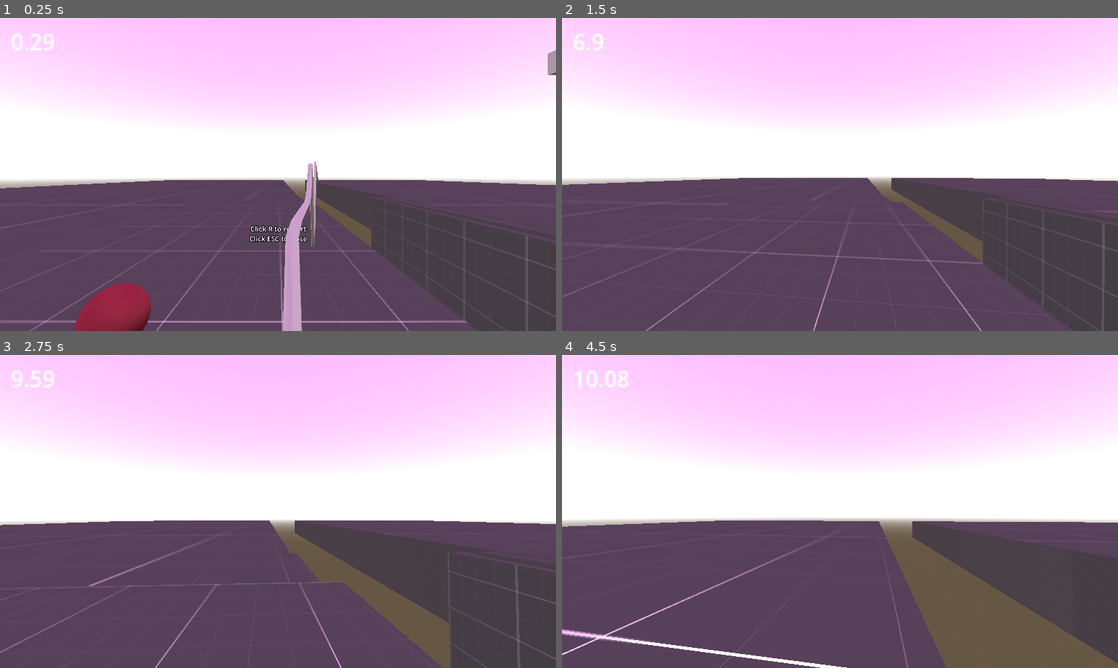
Above: before the commit, frames 1-4 (two rows, left to right).
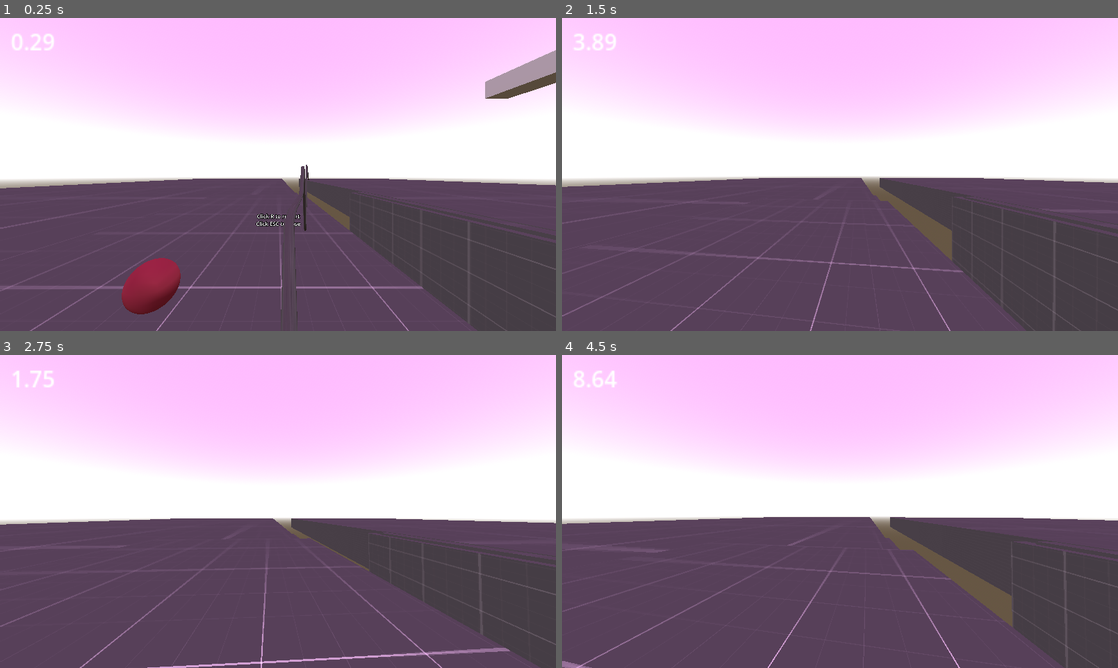
Above: after the commit, the same moments.

Repository: furiousknight25/grapplehooks
Game: Godot game, scene res://enviornments/3d Enviornment.tscn
The game is run twice, just before and just after one commit, with the same random seed, the same clock (stepped at 60 frames per second) and the same inputs.
Inputs (mouse positions are in pixels of both pictures, inside the frame that each line leads up to):
- Up to frame 1 (0.25 s): no input
- Up to frame 2 (1.5 s): move the mouse to (867, 174) at 0.52 s; hold W (forward) from 0.53 s (still down); click (867, 174) at 0.6 s; tap Space (jump) at 0.77 s; move the mouse to (812, 174) at 1.27 s; click (812, 174) at 1.35 s
- Up to frame 3 (2.75 s): keep holding W (forward); tap Space (jump) at 1.52 s; move the mouse to (289, 505) at 2.02 s; right-click (289, 505) at 2.1 s; click (289, 505) at 2.3 s
- Up to frame 4 (4.5 s): keep holding W (forward); move the mouse to (834, 517) at 2.77 s; click (834, 517) at 2.85 s; tap Space (jump) at 3.02, 3.77 s; move the mouse to (878, 514) at 3.52 s; click (878, 514) at 3.6 s; tap P (pause, bound only after the commit) at 4.15 s; move the mouse to (795, 508) at 4.27 s; right-click (795, 508) at 4.35 s

The runs differ from the first frame. In frame 1, 6.7% of the frame differs, in the area x 0-100%, y 11-100%; in frame 2, 2.5%; in frame 3, 3.1%; in frame 4, 5.0%.

Commit message:
titanfall stuff

Diff:
--- a/Player Conrollers/FirstPersonController.tscn
+++ b/Player Conrollers/FirstPersonController.tscn
@@ -1,10 +1,17 @@
-[gd_scene load_steps=10 format=3 uid="uid://bcx63mqj80yes"]
+[gd_scene load_steps=16 format=3 uid="uid://bcx63mqj80yes"]
 
 [ext_resource type="Script" path="res://Player Conrollers/first_person_controller.gd" id="1_sjy6i"]
 
 [sub_resource type="Curve" id="Curve_8vvrl"]
 _data = [Vector2(0, 0), 0.0, 0.0, 0, 0, Vector2(0.205263, 0.725275), 0.0, 0.0, 0, 0, Vector2(0.521053, 1), 0.0, 0.0, 0, 0, Vector2(0.9, 0.010989), 0.0, 0.0, 0, 0, Vector2(1, 0), 0.0, 0.0, 0, 0]
 point_count = 5
+
+[sub_resource type="FastNoiseLite" id="FastNoiseLite_ycvk2"]
+
+[sub_resource type="NoiseTexture3D" id="NoiseTexture3D_p50kb"]
+seamless = true
+seamless_blend_skirt = 1.0
+noise = SubResource("FastNoiseLite_ycvk2")
 
 [sub_resource type="CapsuleShape3D" id="CapsuleShape3D_lwjk5"]
 
@@ -30,9 +37,26 @@
 }
 point_count = 15
 
+[sub_resource type="Gradient" id="Gradient_vd0ks"]
+offsets = PackedFloat32Array(0.529851, 0.992537)
+colors = PackedColorArray(0.154876, 0.154876, 0.154876, 1, 0.462291, 0.462291, 0.462291, 1)
+
+[sub_resource type="FastNoiseLite" id="FastNoiseLite_4q6q3"]
+noise_type = 0
+
+[sub_resource type="NoiseTexture2D" id="NoiseTexture2D_3vs24"]
+color_ramp = SubResource("Gradient_vd0ks")
+noise = SubResource("FastNoiseLite_4q6q3")
+
+[sub_resource type="StandardMaterial3D" id="StandardMaterial3D_w5kel"]
+albedo_texture = SubResource("NoiseTexture2D_3vs24")
+uv1_scale = Vector3(1, 18.425, 1)
+
 [node name="CharacterBody3D" type="CharacterBody3D"]
+collision_layer = 0
 script = ExtResource("1_sjy6i")
 rope_curve = SubResource("Curve_8vvrl")
+noise_rope = SubResource("NoiseTexture3D_p50kb")
 
 [node name="CollisionShape3D" type="CollisionShape3D" parent="."]
 shape = SubResource("CapsuleShape3D_lwjk5")
@@ -43,6 +67,7 @@
 
 [node name="Camera3D" type="Camera3D" parent="."]
 transform = Transform3D(1, 0, 0, 0, 1, 0, 0, 0, 1, 0, 0.64104, 0)
+fov = 90.0
 
 [node name="LookRayCast" type="RayCast3D" parent="Camera3D"]
 target_position = Vector3(0, 0, -20)
@@ -63,7 +88,7 @@
 [node name="GrappleHook1" type="Node3D" parent="."]
 
 [node name="GrappleStart" type="MeshInstance3D" parent="GrappleHook1"]
-transform = Transform3D(0.217537, 0, 0, 0, 0.217537, 0, 0, 0, 0.217537, -0.548543, 0.441206, -0.231051)
+transform = Transform3D(0.217537, 0, 0, 0, 0.217537, 0, 0, 0, 0.217537, -0.548543, 0.441206, -0.037882)
 visible = false
 mesh = SubResource("SphereMesh_5i0nk")
 
@@ -72,6 +97,9 @@
 top_level = true
 mesh = SubResource("SphereMesh_5i0nk")
 surface_material_override/0 = SubResource("StandardMaterial3D_t1tsn")
+
+[node name="VisibleOnScreenNotifier3D" type="VisibleOnScreenNotifier3D" parent="GrappleHook1/GrappleEnd"]
+aabb = AABB(-3.27857, -3.89241, -3.02577, 6.55714, 7.78482, 6.05155)
 
 [node name="Line" type="Path3D" parent="GrappleHook1"]
 top_level = true
@@ -90,6 +118,11 @@
 path_u_distance = 1.0
 path_joined = false
 smooth_faces = true
+material = SubResource("StandardMaterial3D_w5kel")
+
+[node name="Time_To_Disconect" type="Timer" parent="GrappleHook1"]
+wait_time = 0.6
+one_shot = true
 
 [node name="UI" type="Control" parent="."]
 layout_mode = 3
@@ -125,3 +158,5 @@
 
 [node name="TimeToStartPulling" type="Timer" parent="."]
 one_shot = true
+
+[connection signal="timeout" from="GrappleHook1/Time_To_Disconect" to="." method="release"]
--- a/Player Conrollers/first_person_controller.gd
+++ b/Player Conrollers/first_person_controller.gd
@@ -42,10 +42,10 @@
 				velocity.y += jump_strength
 				jump_buffer = .1
 		STATE.AIR:
-
+			if is_on_wall(): velocity.lerp(Vector3.ZERO, delta * 5)
 			sv_airaccelerate(movement_dir, delta)
 		STATE.GRAPPLE:
-
+			sv_airaccelerate(movement_dir, delta)
 			manage_rope(delta)
 	if cur_state != STATE.GRAPPLE:
 		if is_on_floor(): cur_state = STATE.GROUNDED
@@ -55,8 +55,13 @@
 	velocity.y -= 9.8 * delta
 	move_and_slide()
 
+
 func sv_airaccelerate(movement_dir, delta):
-	movement_dir = movement_dir * 3
+	var air_strength
+	if cur_state == STATE.GRAPPLE: air_strength = 2
+	else: air_strength = 3
+
+	movement_dir = movement_dir * air_strength
 	var wish_speed = movement_dir.length()
 
 	if wish_speed > 1:
@@ -80,48 +85,71 @@
 var sin_mag = 1
 var hooked = false
 var retracted = false
-
+var pause_hook = true
+
+var length_timer = 0.0
+var max_length = 0.0
 func hook_one_manager(delta):
-	if Input.is_action_just_pressed("left_click"):
-		rope_amplitude = .5
-		cur_state = STATE.GRAPPLE
-		#velocity += Vector3(0,2,0)
-		hook_point = look_ray_cast.get_collision_point()
-		var tween = get_tree().create_tween()
-		tween.tween_property(grapple_end, 'global_position', hook_point, .1)
-		generate_rope((global_position-hook_point).length())
-		retracted = false
-		await tween.finished
-		hooked = true
-
-	if Input.is_action_just_released("left_click"):
-		cur_state = STATE.AIR
-		hook_point = Vector3.ZERO
-		hook_point = look_ray_cast.get_collision_point()
-		var tween = get_tree().create_tween()
-		tween.tween_property(grapple_end, 'global_position', grapple_start.global_position, .1)
-		hooked = false
-		await tween.finished
-		retracted = true
+#region click manager
+	if Input.is_action_just_pressed("left_click") and retracted == true:
+		connect_g()
+
+	if Input.is_action_just_released("left_click") and retracted == false:
+		release()
+#endregion
 	#Engine.time_scale = .1
-	if hooked:
-		pass
-		#velocity += (hook_point - global_position).normalized() * 30 * delta #v1 grapple
+#region grapple state
+	if Input.is_action_just_pressed('pause'): pause_hook = !pause_hook
+	if hooked and pause_hook:
+		length_timer -= delta * 6
+		if length_timer <= .2 or (hook_point - global_position).length() < 1:
+			release()
+		#v1 grapple
+		velocity += (hook_point - global_position).normalized() * 40 * delta
+		#velocity +=  delta * Vector3(0,4.8,0)
 	else:
 		if look_ray_cast.is_colliding():
 			look_ray_cast.get_child(0).global_position = look_ray_cast.get_collision_point()
-
 	if !retracted:
-
 		grapple_end.show()
 		line.show()
 	else:
 		grapple_end.global_position = grapple_start.global_position
 		grapple_end.hide()
 		line.hide()
+#endregion
 
 	amplitude_spring(delta)
 
+func connect_g():
+	rope_amplitude = .5
+
+
+	#make the if statement based on direction
+
+	var match_face_dir = max(0, velocity.normalized().dot((global_position-hook_point).normalized()))
+	velocity -= velocity * Vector3(match_face_dir,match_face_dir,match_face_dir) * .5
+	cur_state = STATE.GRAPPLE
+	velocity += Vector3(0,2,0)
+	hook_point = look_ray_cast.get_collision_point()
+	var tween = get_tree().create_tween()
+	tween.tween_property(grapple_end, 'global_position', hook_point, .1)
+	generate_rope((global_position-hook_point).length())
+	length_timer = (global_position-hook_point).length()
+	max_length = length_timer
+	retracted = false
+	await tween.finished
+	hooked = true
+
+func release():
+	cur_state = STATE.AIR
+	hook_point = Vector3.ZERO
+	hook_point = look_ray_cast.get_collision_point()
+	var tween = get_tree().create_tween()
+	tween.tween_property(grapple_end, 'global_position', grapple_start.global_position, .1)
+	hooked = false
+	await tween.finished
+	retracted = true
 
 var vel := .01
 var goal := 0.0
@@ -143,18 +171,22 @@
 		line.curve.add_point(Vector3.ZERO)
 
 @export var rope_curve : Curve
-#@export var noise_rope :
+@export var noise_rope : NoiseTexture3D
+var noise_progression = randf()
 func manage_rope(delta):
 	#tendon_puller(delta)
 
 	for i in line.curve.point_count:
+
 		var ratio = float(i)/float(line.curve.point_count)
 		var line_position = lerp(grapple_start.global_position, grapple_end.global_position, ratio)
 		var offset_y = sin(ratio * .5 * (grapple_end.global_position - grapple_start.global_position).length()) * rope_amplitude * rope_curve.sample(ratio)
+		var offset_noise = noise_rope.noise.get_noise_2d(noise_progression,noise_progression)
+		noise_progression += delta * 25
 
 		line.curve.set_point_position(i, line.to_local(line_position) + (Vector3(0, offset_y, 0) * transform.basis))
-
-
+		if i != 0 and i != line.curve.point_count - 1:
+			line.curve.set_point_position(i, line.to_local(line_position) + (Vector3(offset_noise * .1, offset_y, 0) * transform.basis))
 @export var rest_length = 1 #squeze this small to titen
 @export var squeeze_length = .2
 @export var tension_physics = 3
--- a/enviornments/3d Enviornment.tscn
+++ b/enviornments/3d Enviornment.tscn
@@ -20,6 +20,12 @@
 
 [sub_resource type="BoxMesh" id="BoxMesh_w85xn"]
 size = Vector3(0.887253, 0.632813, 11.8503)
+
+[sub_resource type="BoxShape3D" id="BoxShape3D_6nrhr"]
+size = Vector3(0.887253, 8.39111, 21.1576)
+
+[sub_resource type="BoxMesh" id="BoxMesh_vcs3k"]
+size = Vector3(0.887253, 8.39111, 21.1576)
 
 [sub_resource type="ProceduralSkyMaterial" id="ProceduralSkyMaterial_wcrb1"]
 sky_top_color = Color(0.517281, 0.364497, 0.678797, 1)
@@ -120,6 +126,16 @@
 [node name="MeshInstance3D" type="MeshInstance3D" parent="Enviornment/StaticBody3D4/CollisionShape3D"]
 mesh = SubResource("BoxMesh_w85xn")
 
+[node name="StaticBody3D9" type="StaticBody3D" parent="Enviornment"]
+transform = Transform3D(1, 0, 0, 0, 2.87911, 0, 0, 0, 1.39467, -18.0099, 20.4607, 0)
+
+[node name="CollisionShape3D" type="CollisionShape3D" parent="Enviornment/StaticBody3D9"]
+transform = Transform3D(1, 0, 0, 0, 1, 0, 0, 0, 1, 0, -3.87915, 4.65364)
+shape = SubResource("BoxShape3D_6nrhr")
+
+[node name="MeshInstance3D" type="MeshInstance3D" parent="Enviornment/StaticBody3D9/CollisionShape3D"]
+mesh = SubResource("BoxMesh_vcs3k")
+
 [node name="Label3D" type="Label3D" parent="Enviornment"]
 transform = Transform3D(1, 0, 0, 0, 1, 0, 0, 0, 1, 0, -0.35429, -4.64842)
 billboard = 1
--- a/project.godot
+++ b/project.godot
@@ -75,3 +75,8 @@
 "events": [Object(InputEventKey,"resource_local_to_scene":false,"resource_name":"","device":-1,"window_id":0,"alt_press …(192 unchanged characters)…
 ]
 }
+pause={
+"deadzone": 0.5,
+"events": [Object(InputEventKey,"resource_local_to_scene":false,"resource_name":"","device":-1,"window_id":0,"alt_pressed":false,"shift_pressed":false,"ctrl_pressed":false,"meta_pressed":false,"pressed":false,"keycode":0,"physical_keycode":80,"key_label":0,"unicode":112,"location":0,"echo":false,"script":null)
+]
+}
Not shown: 1 places in enviornments/3d Enviornment.tscn that only renumber resources
